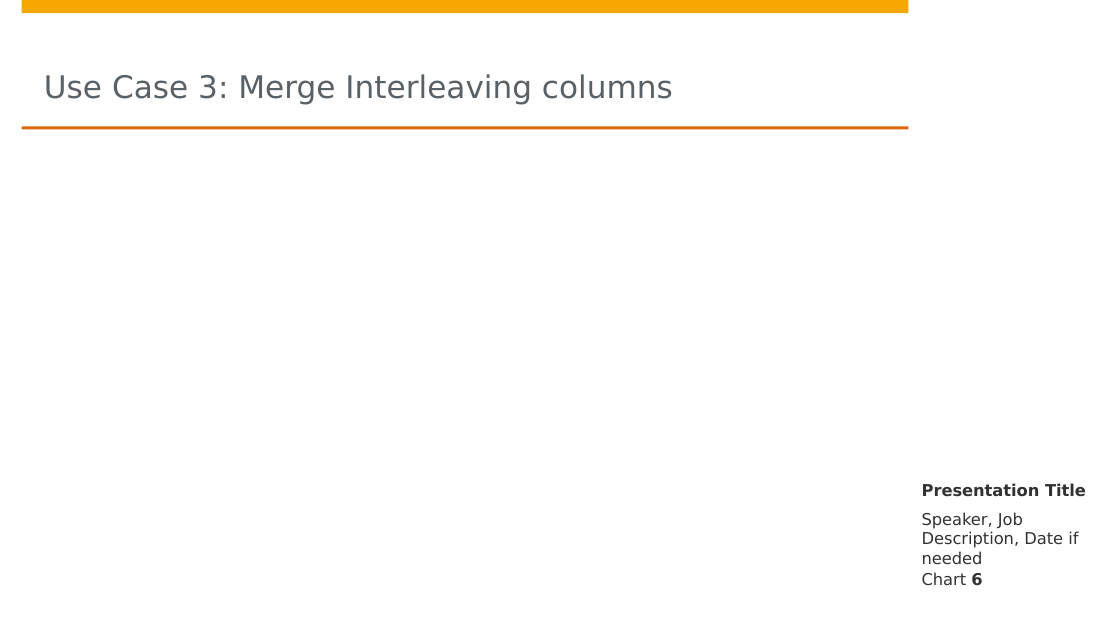
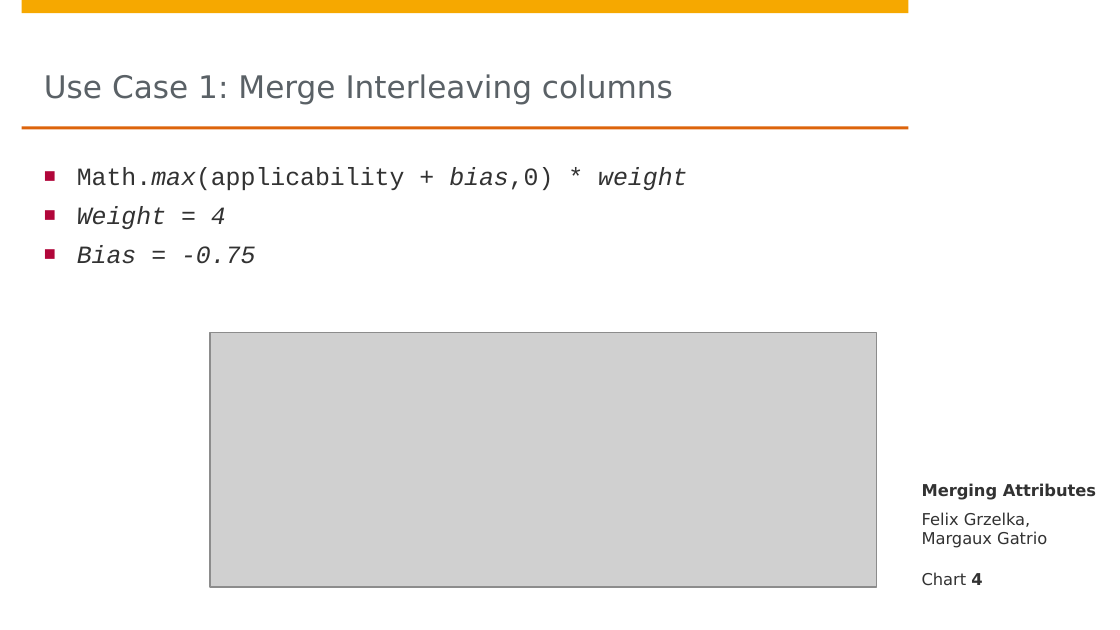
Before and after one commit to lanchiang/data-knoller, a slide deck: slide 4 of Grand_Präsi.pptx (slide 6 before the commit). Drawn at 1120x630 pixels with LibreOffice and Linux fonts; fonts in the diff are those of the drawing; grey boxes stand for pictures; background and template pictures are left out. Boxes give left, top, right and bottom in pixels: in the first picture for what was removed or moved away, otherwise in the second. Text is boxed around its words. In the diff, an @@ line names an element or a change of style, - is before the commit and + after.

```diff
--- a/Grand_Präsi.pptx
+++ b/Grand_Präsi.pptx
@@ title at <box>44,74,673,105</box>: text changed @@
-Use Case 3: Merge Interleaving columns
+Use Case 1: Merge Interleaving columns
@@ text added at <box>77,167,687,264</box>, 16 pt, text #323232, italic @@
+■ Math.max(applicability + bias,0) * weight
+■ Weight = 4
+■ Bias = -0.75
@@ picture added at <box>209,333,876,587</box> @@
@@ text at <box>922,483,1096,500</box>: text changed @@
-Presentation Title
+Merging Attributes
@@ text at <box>922,512,1047,548</box>: text changed @@
-Speaker, Job Description, Date if needed
+Felix Grzelka, Margaux Gatrio
@@ page number at <box>922,572,982,586</box>: text changed @@
-Chart 6
+Chart 4
```
Also in this commit, not shown: 4 other slides changed, 6 slides added, 4 slides removed.
